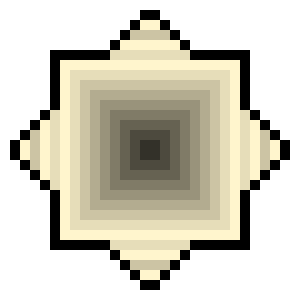
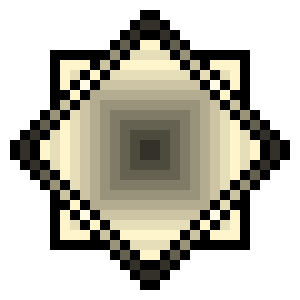
Layer changes from the first 300px x 300px image to the second:
removed layer "Pasted Layer" over [left=20, top=20, right=280, bottom=280]
added layer "Pasted Layer copy #13" above "Pasted Layer copy #11" over [left=20, top=20, right=280, bottom=280]
added layer "Pasted Layer copy #11" above "Pasted Layer copy #10" over [left=20, top=20, right=280, bottom=280]
added layer "Pasted Layer copy #10" above "Pasted Layer copy #9" over [left=20, top=20, right=280, bottom=280]
added layer "Pasted Layer copy #9" above "Pasted Layer copy #8" over [left=20, top=20, right=280, bottom=280]
added layer "Pasted Layer copy #8" above "Pasted Layer copy #7" over [left=20, top=20, right=280, bottom=280]
added layer "Pasted Layer copy #7" above "Pasted Layer copy #6" over [left=20, top=20, right=280, bottom=280]
added layer "Pasted Layer copy #6" above "Pasted Layer copy #5" over [left=20, top=20, right=280, bottom=280]
added layer "Pasted Layer copy #5" above "Pasted Layer copy #14" over [left=20, top=20, right=280, bottom=280]
added layer "Pasted Layer copy #14" above "Pasted Layer copy #15" over [left=20, top=20, right=280, bottom=280]
added layer "Pasted Layer copy #15" above "Pasted Layer copy #17" over [left=20, top=20, right=280, bottom=280]
added layer "Pasted Layer copy #17" above "Pasted Layer copy #16" over [left=20, top=20, right=280, bottom=280]
added layer "Pasted Layer copy #16" above "Pasted Layer #1" over [left=20, top=20, right=280, bottom=280]
added layer "Pasted Layer #1" over [left=20, top=20, right=280, bottom=280]
